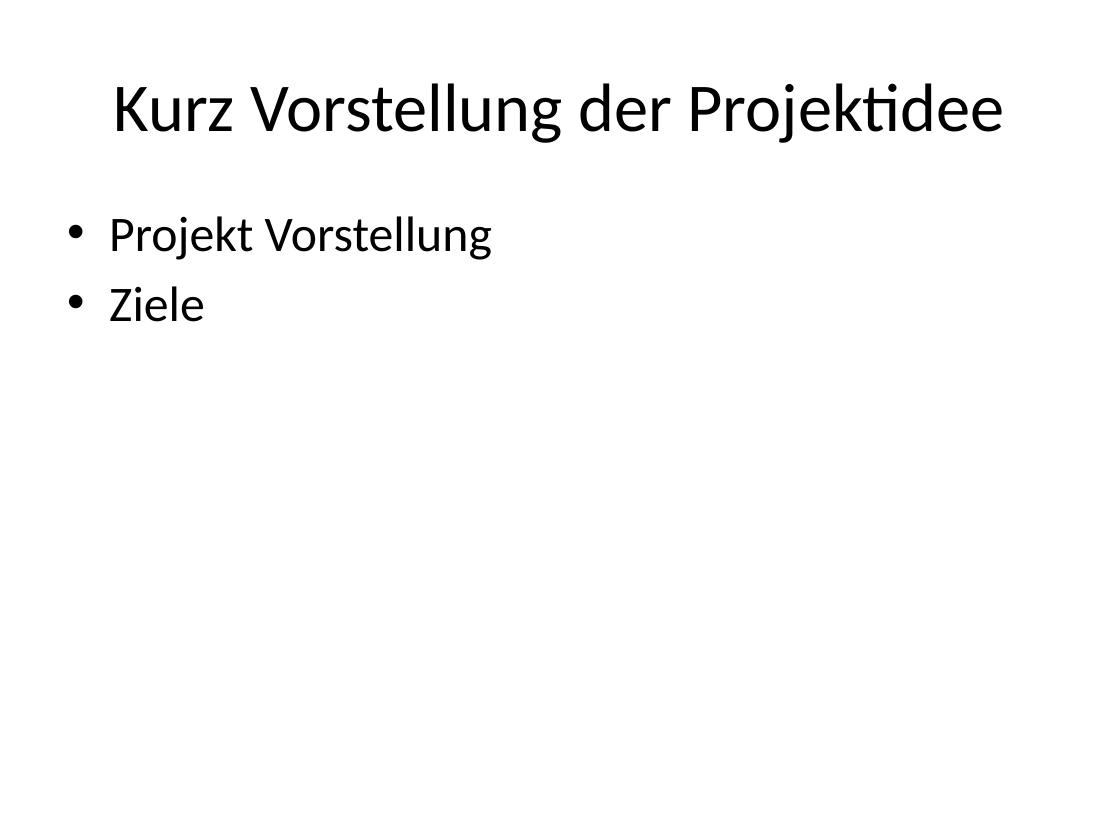
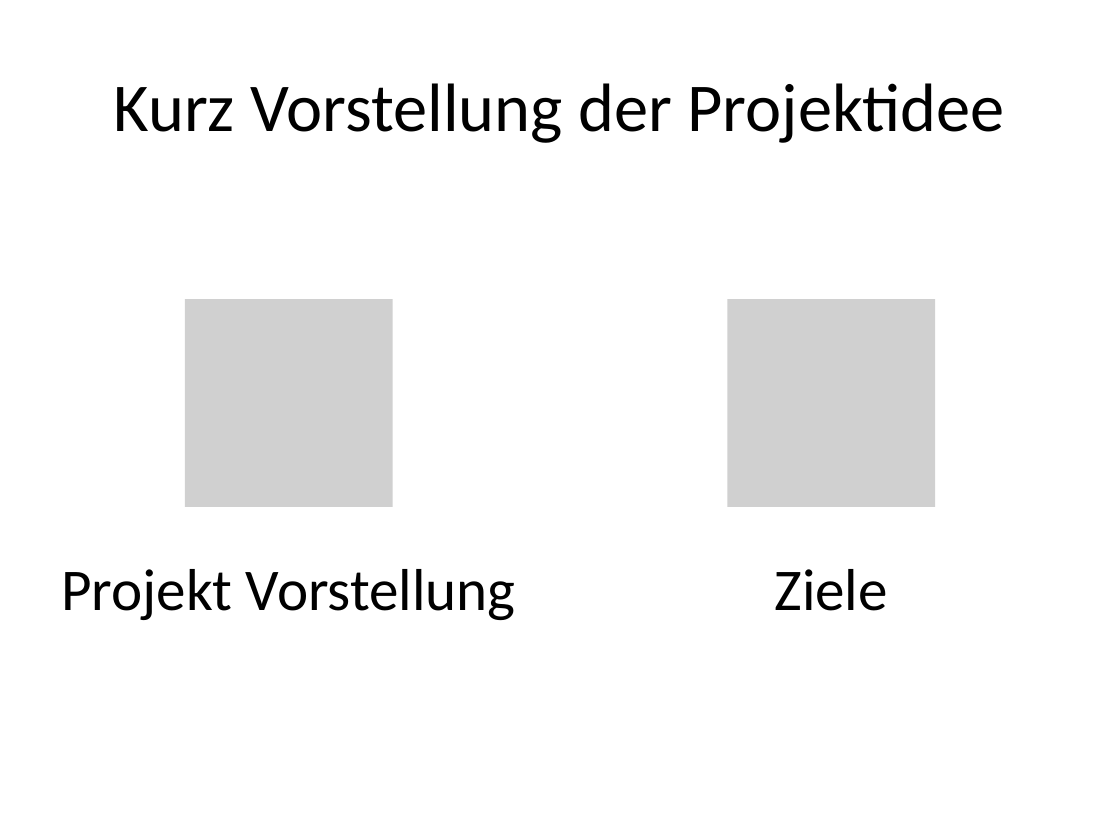
Before and after one commit to abdo643-HULK/Home-Automation-Sem3, a slide deck: slide 4 of Documentation/ProjectDocumentation/Presentation.pptx. Drawn at 1120x840 pixels with LibreOffice and Linux fonts; fonts in the diff are those of the drawing; grey boxes stand for pictures. Boxes give left, top, right and bottom in pixels: in the first picture for what was removed or moved away, otherwise in the second. Text is boxed around its words. In the diff, an @@ line names an element or a change of style, - is before the commit and + after.

```diff
--- a/Documentation/ProjectDocumentation/Presentation.pptx
+++ b/Documentation/ProjectDocumentation/Presentation.pptx
@@ text removed at (109, 216, 492, 322) @@
-• Projekt Vorstellung
-• Ziele
@@ group added at (61, 299, 934, 620): 2 pictures, 2 texts @@
+Projekt Vorstellung
+Ziele
```
Also in this commit, not shown: 3 other slides changed, 1 other file.
